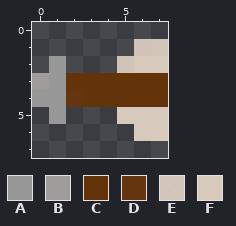
Pixel-art sprite, stored at client_pygame/ArrowLeft.png. The first picture shows the starting point.
The file is 8x8 pixels. Pixels under 10% opacity are left out. Colours within 5 levels of each other are drawn and written as one.
Palette (. is transparent): A #999898  B #a09c9cfe  C #633309  D #65350f  E #d7c9bcf5  F #d7c9bc
Pixels before, first column x 0:
1 ......EE
2 .A...EFF
3 BACCCCCC
4 AADCCCCC
5 .A...FFF
6 ......FF
After the commit:
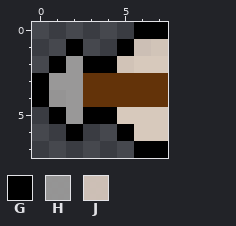
Colours new in this view: G #000000  H #999898f4  J #d1c3b9f7
Commit message: Outlined arrow graphic Let me know how it looks
Edits made:
There is now colour A in row 2 at x 2; in row 5 at x 2.
The edit turns colour C into colour A in row 3 at x 2.
The edit turns colour D into colour A in row 4 at x 2.
There is now colour G in row 0 at x 6 to 7; in row 1 at x 2 and 5; in row 2 at x 3 to 4; in row 5 at x 3 to 4; in row 6 at x 2 and 5; in row 7 at x 6 to 7.
The edit turns colour A into colour G in row 2 at x 1; in row 4 at x 0; in row 5 at x 1.
The edit turns colour B into colour G in row 3 at x 0.
The edit turns colour A into colour H in row 4 at x 1.
The edit turns colour E into colour J in row 1 at x 6.
